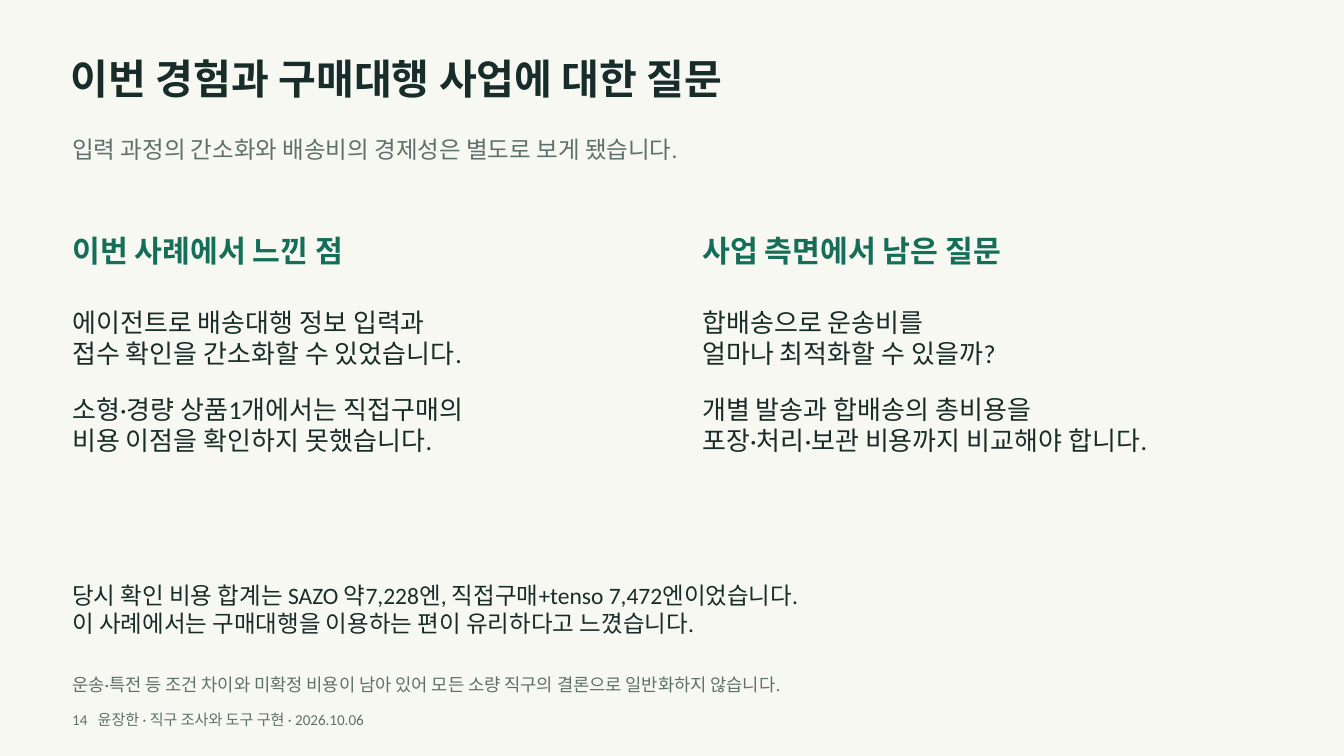
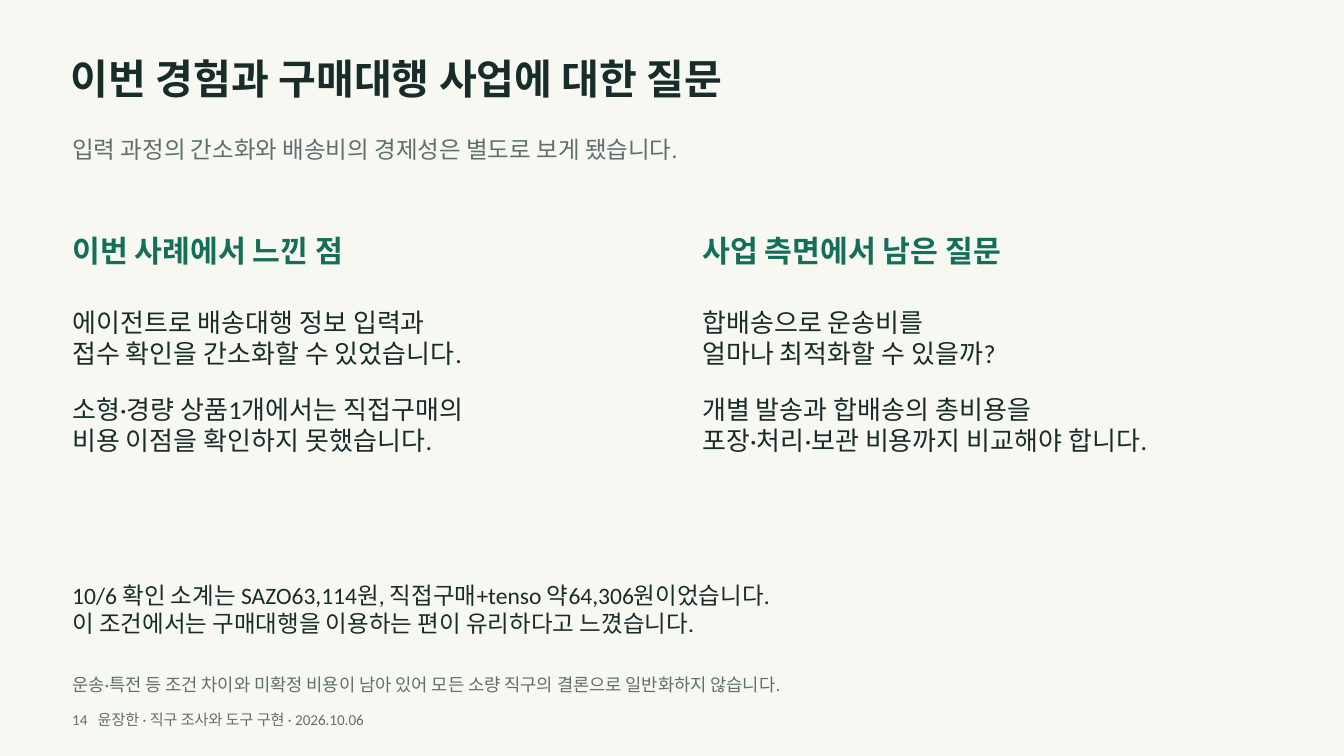
Before and after one commit to y00nZZang/crossborder-purchase-agent, a slide deck: slide 14 of portfolio/crossborder-portfolio.pptx. Drawn at 1344x756 pixels with LibreOffice and Linux fonts; fonts in the diff are those of the drawing. Boxes give left, top, right and bottom in pixels: in the first picture for what was removed or moved away, otherwise in the second. Text is boxed around its words. In the diff, an @@ line names an element or a change of style, - is before the commit and + after.

```diff
--- a/portfolio/crossborder-portfolio.pptx
+++ b/portfolio/crossborder-portfolio.pptx
@@ text at [72, 584, 770, 634]: text changed @@
-당시 확인 비용 합계는 SAZO 약7,228엔, 직접구매+tenso 7,472엔이었습니다.
-이 사례에서는 구매대행을 이용하는 편이 유리하다고 느꼈습니다.
+10/6 확인 소계는 SAZO63,114원, 직접구매+tenso 약64,306원이었습니다.
+이 조건에서는 구매대행을 이용하는 편이 유리하다고 느꼈습니다.
```
Also in this commit, not shown: 1 other slide changed, 8 other files.
